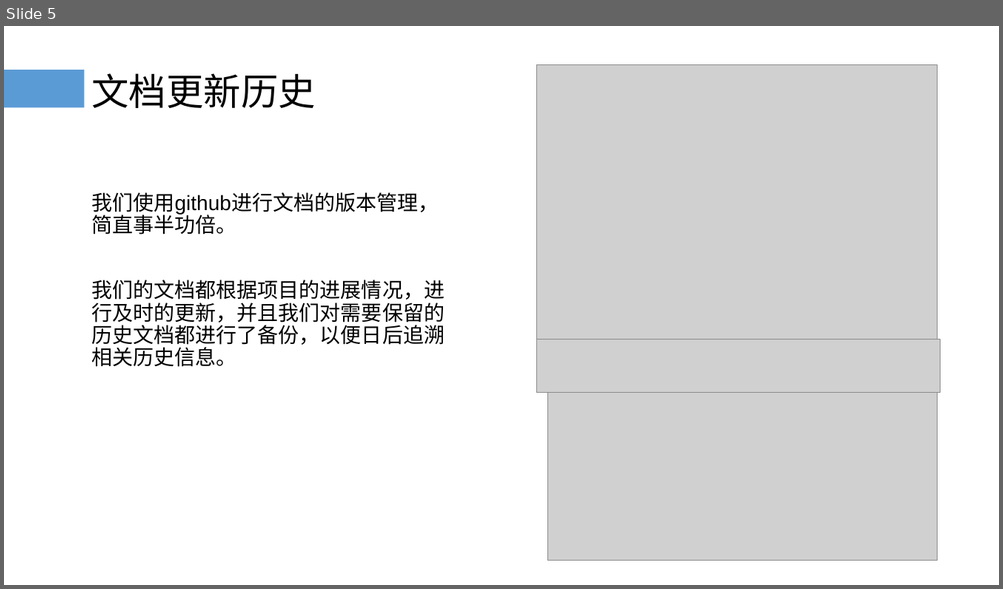
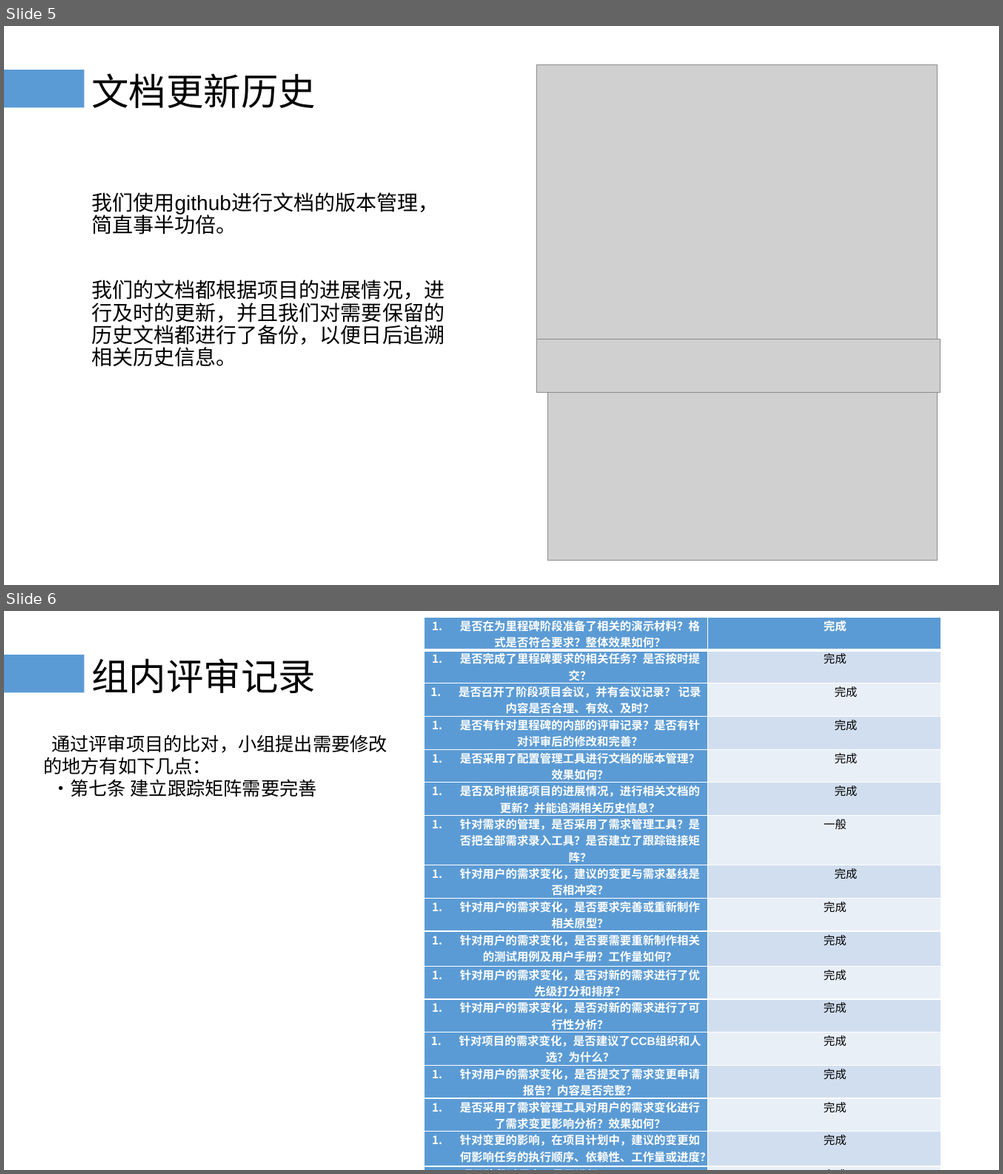
Before and after one commit to PRD-G17/PRD-G17-teamwork, a slide deck: 10后期文档/需求变更评审.pptx. Shown one above the other, each under a label of ours: slide 5 before the commit, slides 5 and 6 after it. The pictures are 1003x589 and 1003x1174 pixels, drawn with LibreOffice and Linux fonts; fonts in the diff are those of the drawing; grey boxes stand for pictures. Boxes give left, top, right and bottom in pixels: in the first picture for what was removed or moved away, otherwise in the second. Text is boxed around its words. In the diff, an @@ line names an element or a change of style, - is before the commit and + after.

```diff
--- a/10后期文档/需求变更评审.pptx
+++ b/10后期文档/需求变更评审.pptx
@@ slide 6 added at [4,611,999,1170], background #FFFFFF; not listed: 1 template element that a slide beside it also shows @@
@@ table added at [424,617,940,1167], 18 rows, 2 columns @@
+是否在为里程碑阶段准备了相关的演示材料？格式是否符合要求？整体效果如何？ | 完成
+是否完成了里程碑要求的相关任务？是否按时提交？ | 完成
+是否召开了阶段项目会议，并有会议记录？ 记录内容是否合理、有效、及时？ | 完成
+是否有针对里程碑的内部的评审记录？是否有针对评审后的修改和完善？ | 完成
+是否采用了配置管理工具进行文档的版本管理？效果如何？ | 完成
+是否及时根据项目的进展情况，进行相关文档的更新？并能追溯相关历史信息？ | 完成
+针对需求的管理，是否采用了需求管理工具？是否把全部需求录入工具？是否建立了跟踪链接矩阵？ | 一般
+针对用户的需求变化，建议的变更与需求基线是否相冲突？ | 完成
+针对用户的需求变化，是否要求完善或重新制作相关原型？ | 完成
+针对用户的需求变化，是否要需要重新制作相关的测试用例及用户手册？工作量如何？ | 完成
+针对用户的需求变化，是否对新的需求进行了优先级打分和排序？ | 完成
+针对用户的需求变化，是否对新的需求进行了可行性分析？ | 完成
+针对项目的需求变化，是否建议了CCB组织和人选？为什么？ | 完成
+针对用户的需求变化，是否提交了需求变更申请报告？内容是否完整？ | 完成
+是否采用了需求管理工具对用户的需求变化进行了需求变更影响分析？效果如何？ | 完成
+针对变更的影响，在项目计划中，建议的变更如何影响任务的执行顺序、依赖性、工作量或进度？ | 完成
+项目阶段过程中，是否进行了Team Building？目的是什么？方式是什么？是否有效？ | 完成
+是否给出了每个项目成员的合适评价？是否进行了成员的绩效排序和打分？ | 完成
@@ title added at [91,658,315,693], 36 pt, text #000000 @@
+组内评审记录
@@ text added at [43,735,387,797], 18 pt, text #000000 @@
+通过评审项目的比对，小组提出需要修改 的地方有如下几点：
+·第七条 建立跟踪矩阵需要完善
```
Also in this commit, not shown: 2 slides changed, 1 other slide added.
